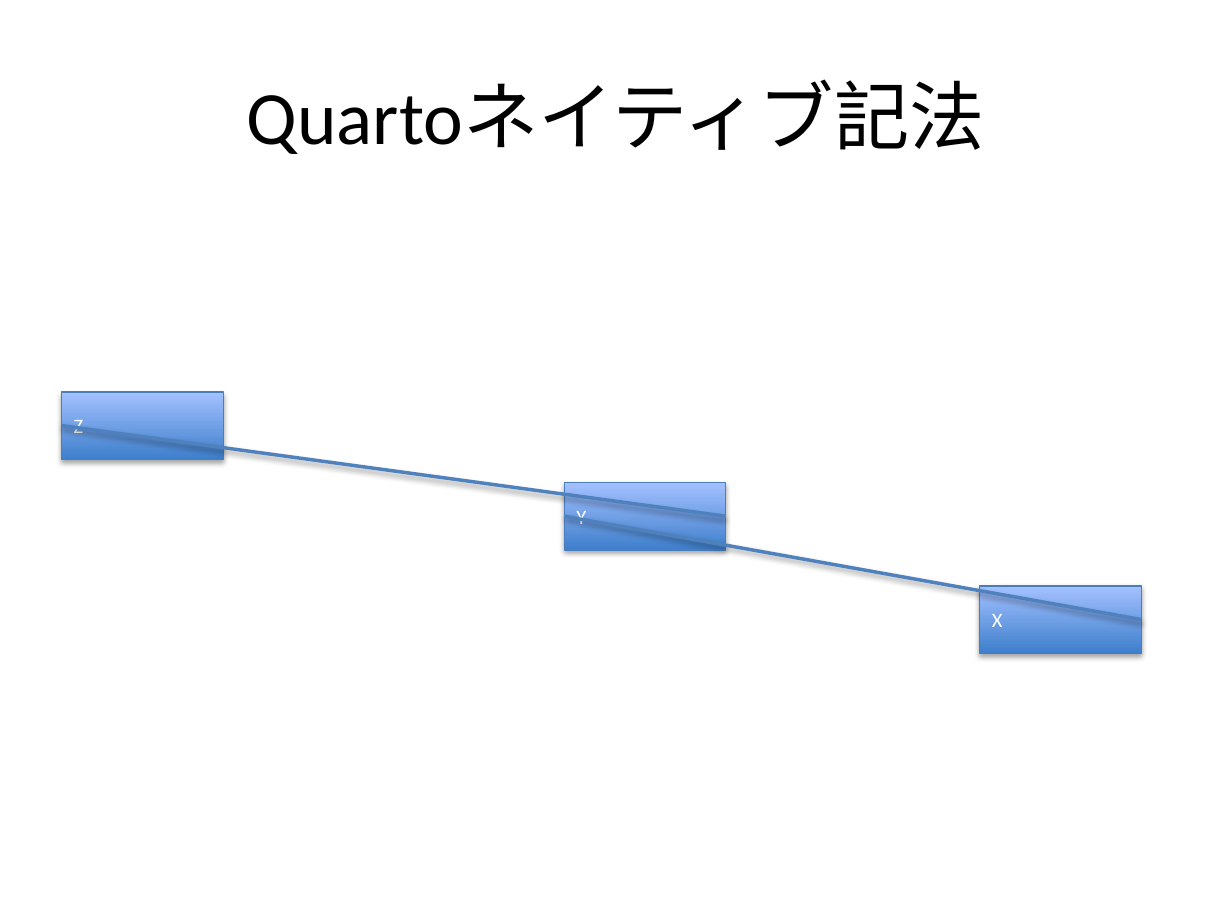
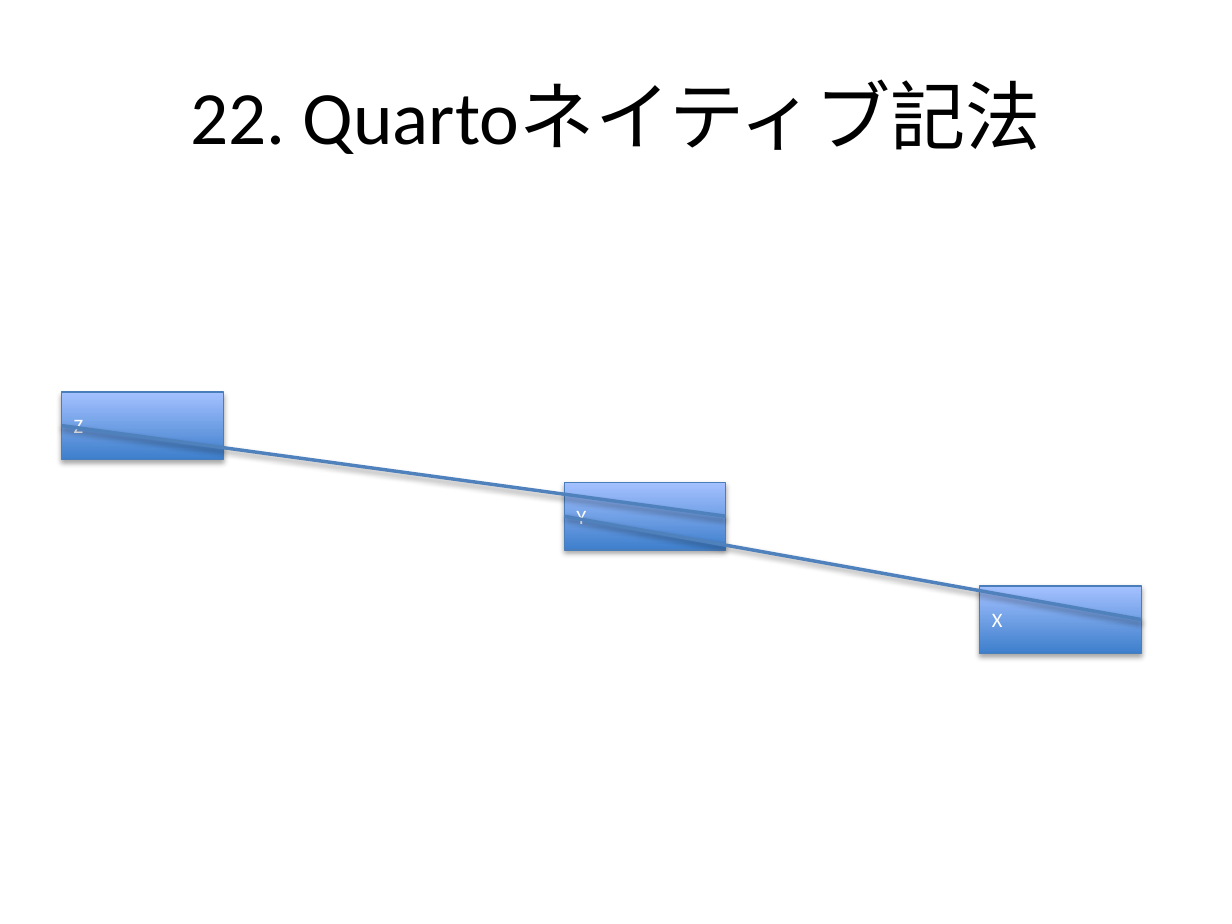
Before and after one commit to notfolder/qmd_to_pptx, a slide deck: slide 34 of demo_full.pptx (slide 15 before the commit). Drawn at 1232x924 pixels with LibreOffice and Linux fonts; fonts in the diff are those of the drawing. Boxes give left, top, right and bottom in pixels: in the first picture for what was removed or moved away, otherwise in the second. Text is boxed around its words. In the diff, an @@ line names an element or a change of style, - is before the commit and + after.

```diff
--- a/demo_full.pptx
+++ b/demo_full.pptx
@@ title at [191,81,1041,154]: text changed @@
-Quartoネイティブ記法
+22. Quartoネイティブ記法
```
Also in this commit, not shown: 2 other slides changed, 20 slides added, 1 slide removed, 1 other file.
